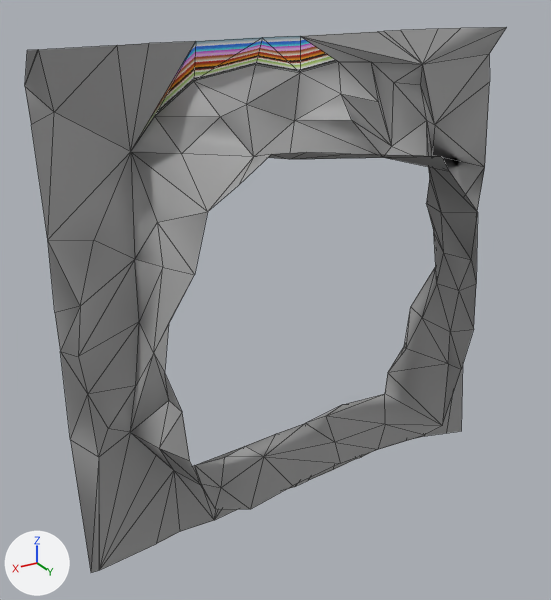
Renders of the glTF model Rogue-Robots/Assets/Models/ModularBlocks/WallTunnelEntrance1.gltf from each side of a commit.
The view is the same before and after, from a 50 mm camera at (3.99, 7.66, 5.54) aimed at (0.38, 1.65, 2.53). Arrows for +X, +Y and +Z are at lower left; the lights stay in place. Mesh edges are drawn as thin lines. Vertices at the same position are counted once.

In view in the first picture: 'WallTunnelEntrance1'.
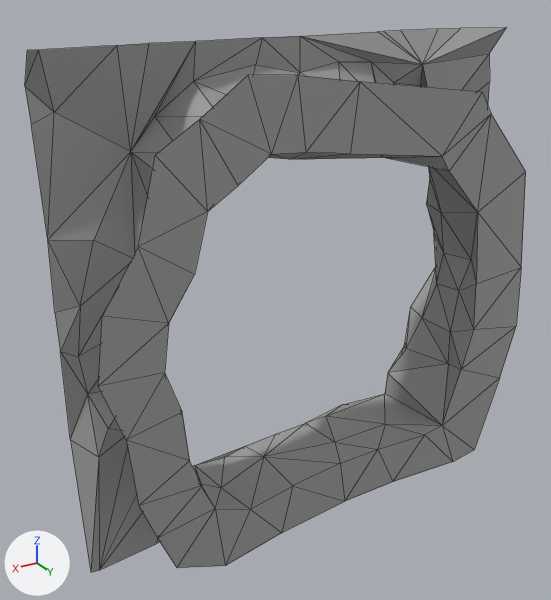
The change, as a list of edits to the scene's bpy script:
```text
Change me_scene_073:
    used by ob_walltunnelentrance1; location = (0.0, 0.0, 0.0)
    verts and faces of me_scene_073; kept vertices keep their numbers, new ones are numbered from 147
    before: 8 (2.3, 1.62, 1.33) at pixel (98, 457), 21 (2.42, 1.6, 0.0) at pixel (99, 570), 31 (2.5, 1.59, 0.0) at pixel (90, 572), 37 (2.42, 1.6, 0.0) at pixel (98, 570)
    before: 137 (2.5, 1.38, 4.72) at pixel (24, 86), 138 (2.42, 1.6, 5.0) at pixel (38, 49), 143 (2.42, 1.6, 5.0) at pixel (37, 49), 144 (2.5, 1.59, 5.0) at pixel (27, 50)
    remove me_scene_073.from_pydata(...)  # 147 vertices, 228 faces; spans x -2.5..2.5, y 1.27..2.5, z 0.0..5.0
    add me_scene_073.from_pydata(...)  # 169 vertices, 274 faces; spans x -2.5..2.5, y 1.27..2.5, z 0.0..5.0
    me_scene_073 part 1
    add delete_vertices([37])  # with the faces that use them
    add faces += [(8, 21, 31)]  # mat_pp_standard_material_047 (picture img_pp_color_palette)
    me_scene_073 part 2
    24 vertices are added at x -2.19..2.49, y 2.5, z 0.31..4.83
    48 new faces join them, mat_pp_standard_material_047 (picture img_pp_color_palette)
    me_scene_073 part 3
    add delete_vertices([143])  # with the faces that use them
    add faces += [(137, 144, 138)]  # mat_pp_standard_material_050 (picture img_pp_color_palette)
    me_scene_073 part 4: 7 kept faces spanning x -0.45..1.65, y 1.27..1.51, z 4.09..5.0 get new texture (UV) coordinates
    me_scene_073 part 5: the surface is now shaded flat
```

Boxes (x1, y1, x2, y2) around the edits, measured in the pictures (551 x 600 px):
'WallTunnelEntrance1', reshaped
    before: (25, 27, 507, 573)
    after: (25, 27, 526, 573)
part 1 of me_scene_073, cut back
    both: (91, 461, 99, 573)
part 2 of me_scene_073, added
    after: (98, 75, 526, 568)
part 3 of me_scene_073, cut back
    both: (25, 50, 39, 85)
part 4 of me_scene_073, surface changed
    both: (147, 36, 338, 124)
